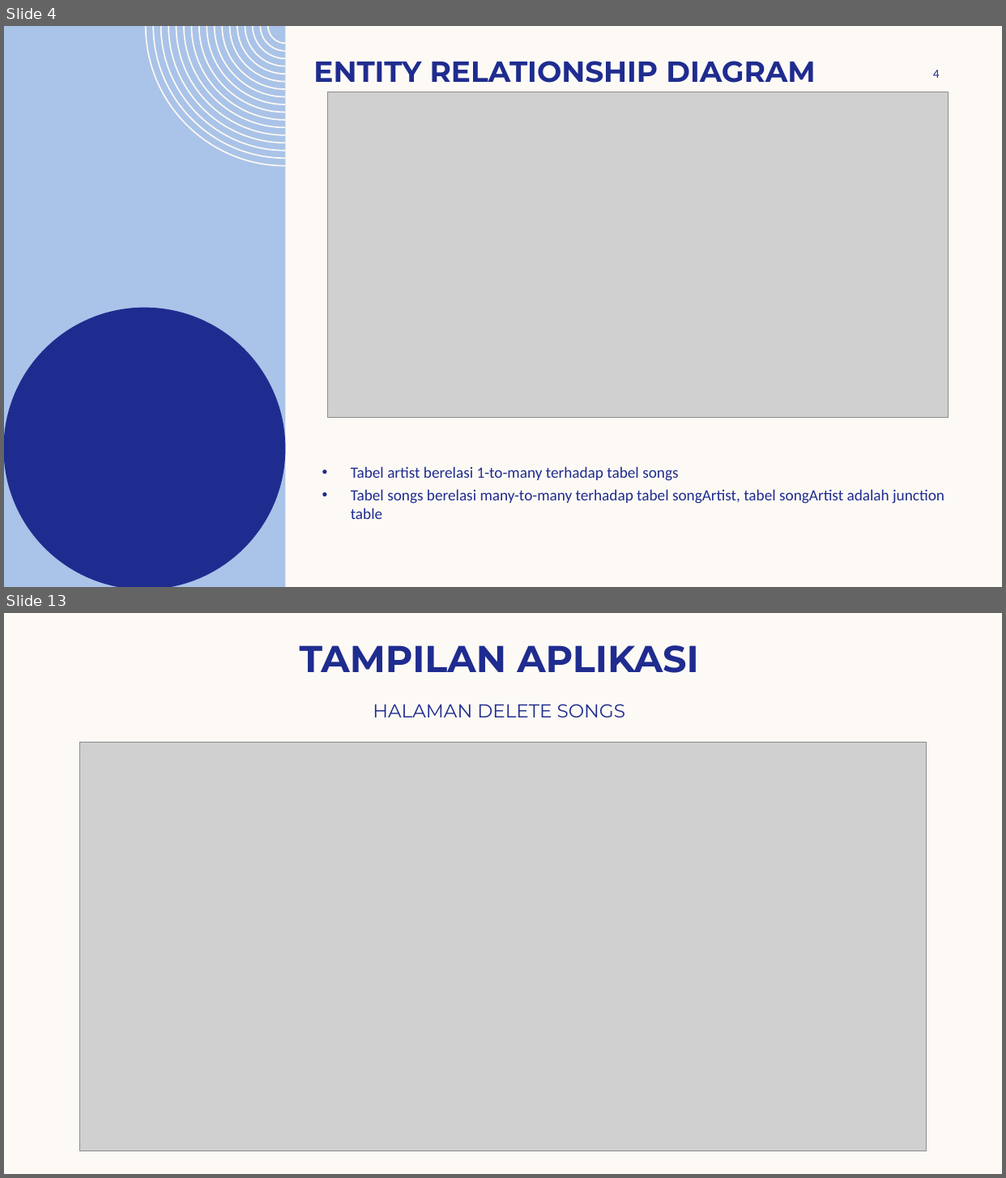
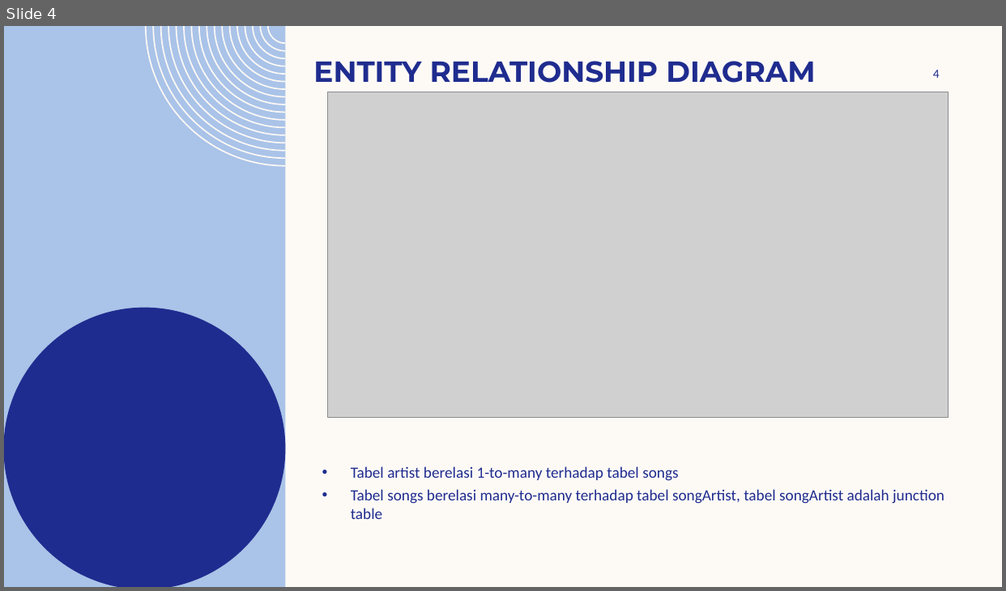
Before and after one commit to rianjanuarian/music-apps, a slide deck: BE-[Songs Apps]-[Mohammad Rizki Yanuarianto].pptx. Shown one above the other, each under a label of ours: slides 4 and 13 before the commit, slide 4 after it; the slides between them are not shown. The pictures are 1006x1178 and 1006x591 pixels, drawn with LibreOffice and Linux fonts; fonts in the diff are those of the drawing; grey boxes stand for pictures; background and template pictures are left out. Boxes give left, top, right and bottom in pixels: in the first picture for what was removed or moved away, otherwise in the second. Text is boxed around its words. In the diff, an @@ line names an element or a change of style, - is before the commit and + after.

```diff
--- a/BE-[Songs Apps]-[Mohammad Rizki Yanuarianto].pptx
+++ b/BE-[Songs Apps]-[Mohammad Rizki Yanuarianto].pptx
@@ slide 13 removed at (4,613,1002,1174), background #FDFAF6 @@
@@ title removed at (300,645,699,673) @@
-TAMPILAN APLIKASI
@@ text removed at (373,704,625,717) @@
-HALAMAN DELETE SONGS
@@ picture removed at (80,743,927,1152) @@
```
Also in this commit, not shown: 8 other slides removed.
